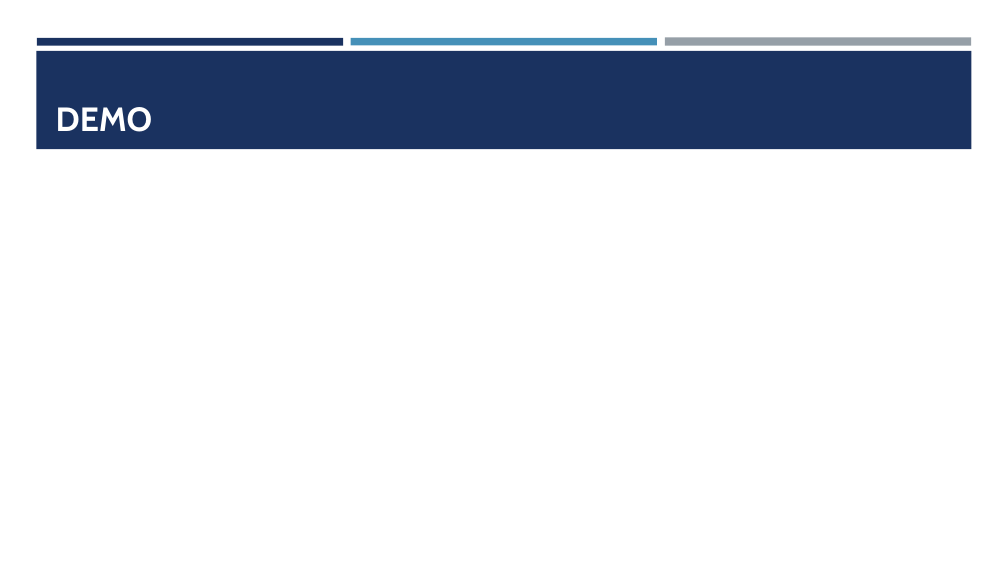
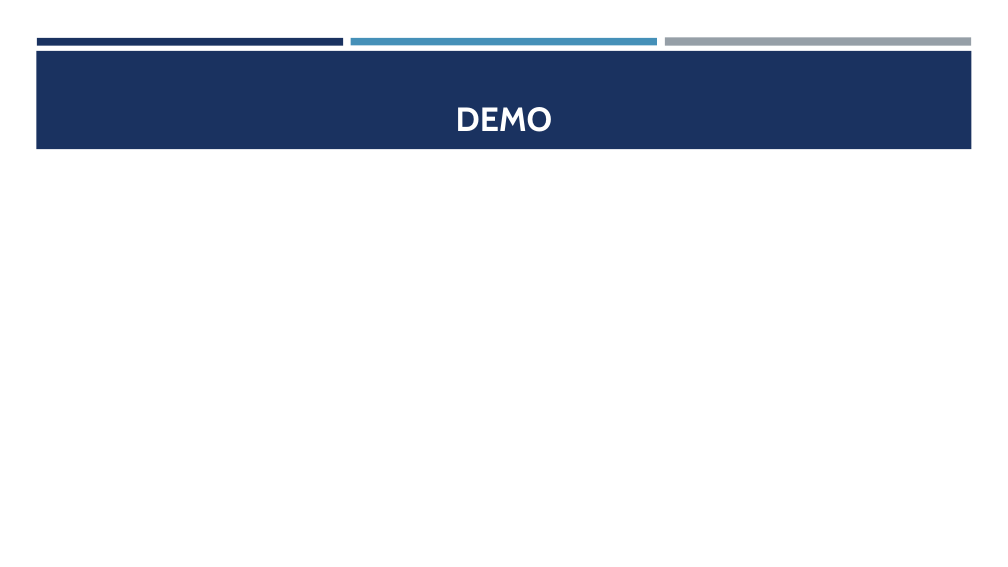
Before and after one commit to minhduy-ringo/ATBMHTTT, a slide deck: slide 21 of Report/TÌM HIỂU VỀ MÃ HÓA Trong oracle.pptx. Drawn at 1008x567 pixels with LibreOffice and Linux fonts; fonts in the diff are those of the drawing. Boxes give left, top, right and bottom in pixels: in the first picture for what was removed or moved away, otherwise in the second. Text is boxed around its words. In the diff, an @@ line names an element or a change of style, - is before the commit and + after.

```diff
--- a/Report/TÌM HIỂU VỀ MÃ HÓA Trong oracle.pptx
+++ b/Report/TÌM HIỂU VỀ MÃ HÓA Trong oracle.pptx
@@ title "DEMO" at bbox=[456, 107, 553, 132]: alignment left to centre @@
```
Also in this commit, not shown: 7 other slides changed, 1 slide added, 5 other files.
